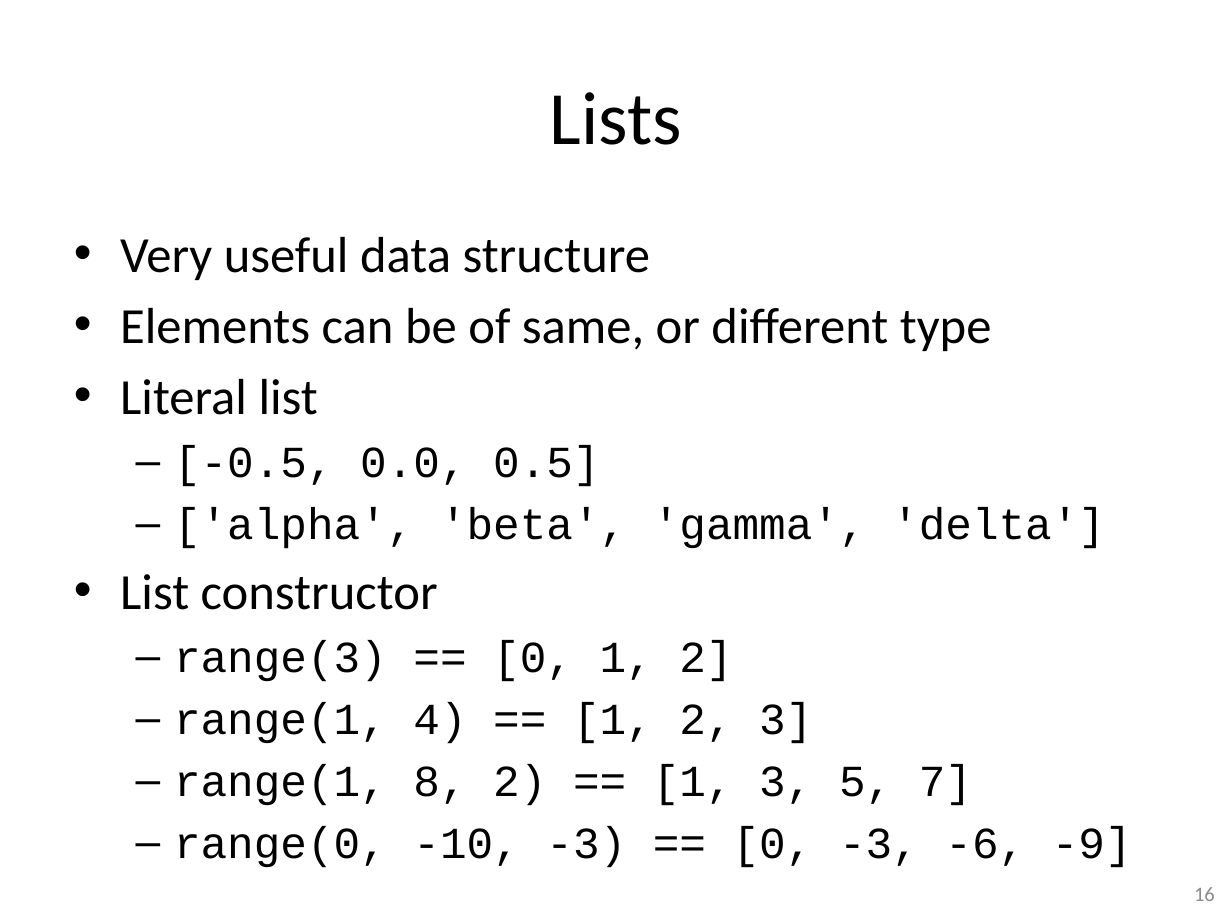
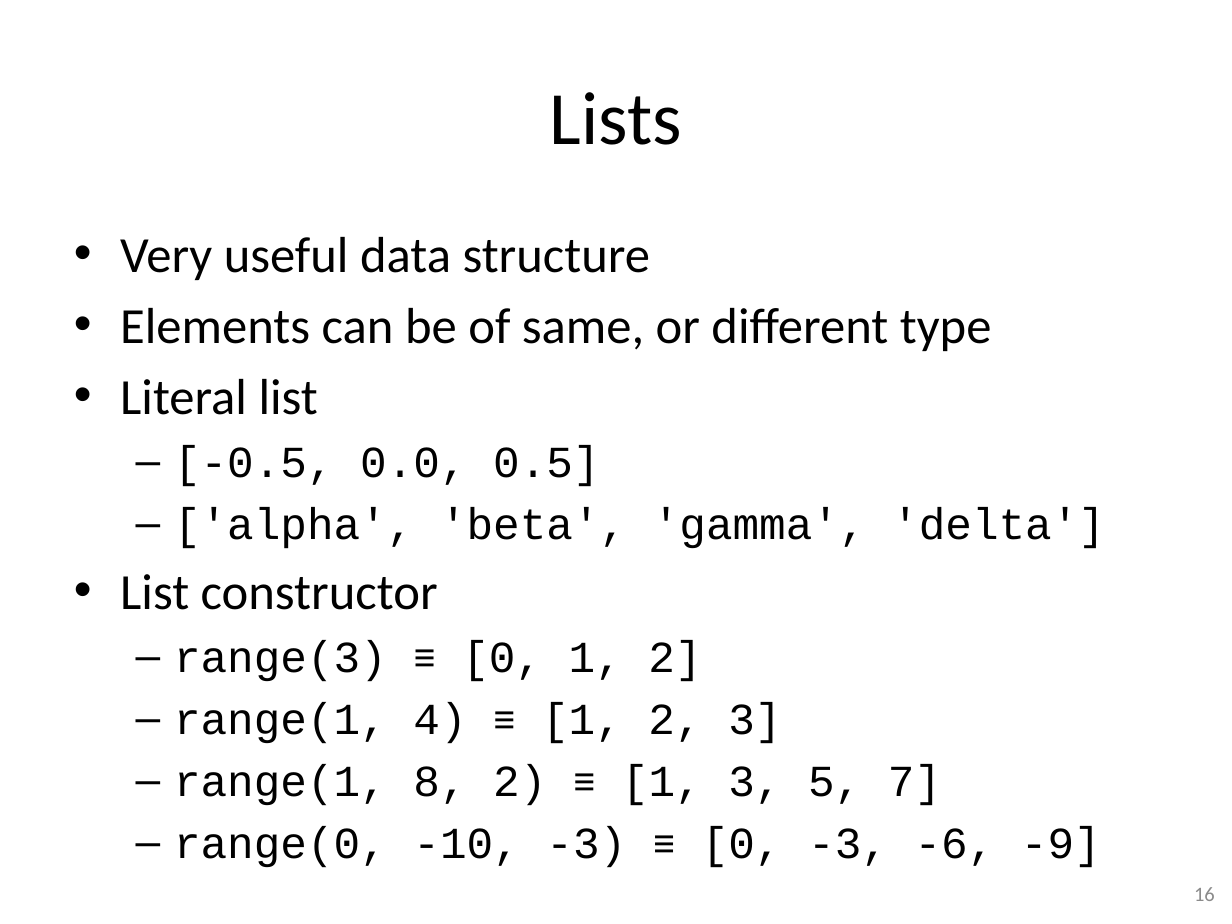
Before and after one commit to gjbex/training-material, a slide deck: slide 16 of Python/python-intro.pptx. Drawn at 1232x924 pixels with LibreOffice and Linux fonts; fonts in the diff are those of the drawing. Boxes give left, top, right and bottom in pixels: in the first picture for what was removed or moved away, otherwise in the second. Text is boxed around its words. In the diff, an @@ line names an element or a change of style, - is before the commit and + after.

```diff
--- a/Python/python-intro.pptx
+++ b/Python/python-intro.pptx
@@ text at box(174, 641, 1101, 868): text changed @@
-  – range(3) == [0, 1, 2]
-  – range(1, 4) == [1, 2, 3]
-  – range(1, 8, 2) == [1, 3, 5, 7]
-  – range(0, -10, -3) == [0, -3, -6, -9]
+  – range(3) ≡ [0, 1, 2]
+  – range(1, 4) ≡ [1, 2, 3]
+  – range(1, 8, 2) ≡ [1, 3, 5, 7]
+  – range(0, -10, -3) ≡ [0, -3, -6, -9]
```
Also in this commit, not shown: 36 other slides changed.
